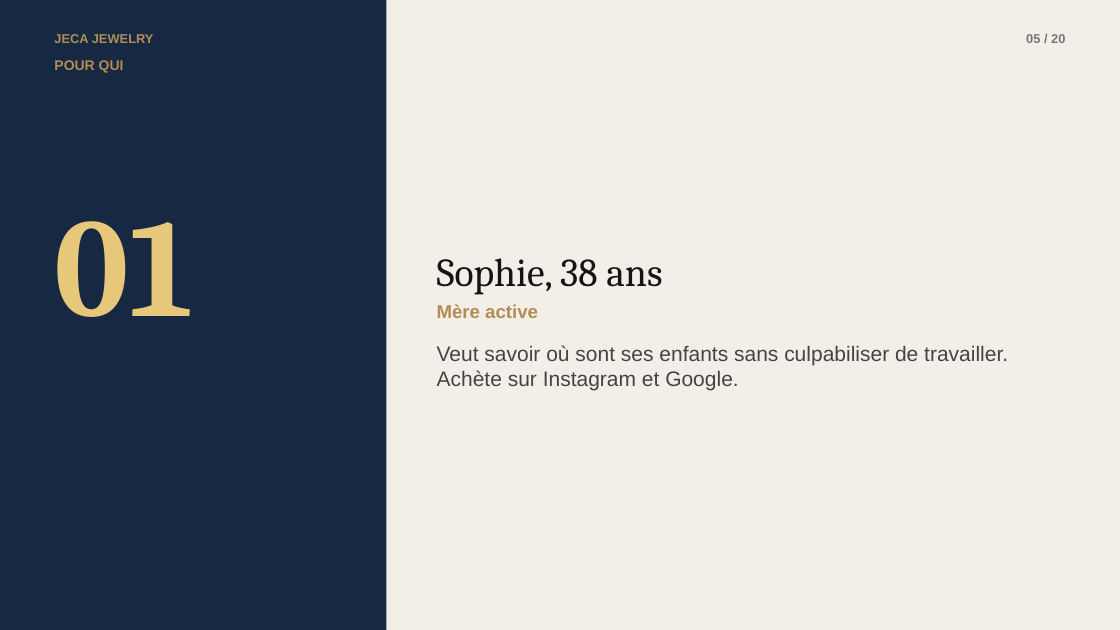
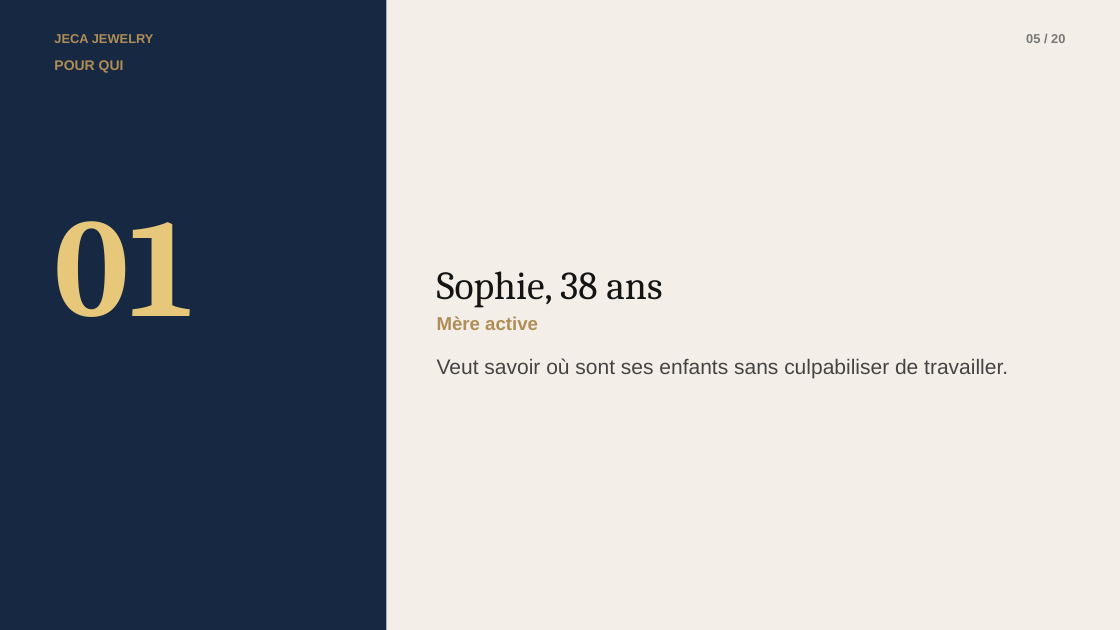
Before and after one commit to emirsqalli23-cpu/jeca-jewelry, a slide deck: slide 5 of JECA_PechaKucha.pptx. Drawn at 1120x630 pixels with LibreOffice and Linux fonts; fonts in the diff are those of the drawing. Boxes give left, top, right and bottom in pixels: in the first picture for what was removed or moved away, otherwise in the second. Text is boxed around its words. In the diff, an @@ line names an element or a change of style, - is before the commit and + after.

```diff
--- a/JECA_PechaKucha.pptx
+++ b/JECA_PechaKucha.pptx
@@ text at (437,358,1008,378): text changed @@
-Veut savoir où sont ses enfants sans culpabiliser de travailler. Achète sur Instagram et Google.
+Veut savoir où sont ses enfants sans culpabiliser de travailler.
```
Also in this commit, not shown: 14 other slides changed, 5 slides added, 5 slides removed, 6 other files.
